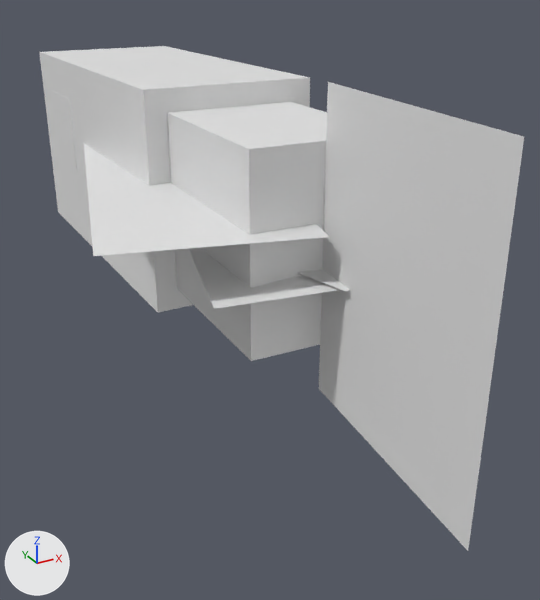
What one commit did to the FBX model Assets/Features/Entities/Characters/FlyingFish/FlyingFish.fbx.
Both versions are drawn from a 50 mm lens placed at (-0.457, -1.096, 0.451), pointed at (0.014, -0.24, 0.023). The axes (+X, +Y, +Z) are drawn at lower left. The lights are the same throughout. The picture after the commit comes second. Where no turn or scale is listed for an object, it has been applied to the vertices.

The scene before the commit, as lines of its bpy script (objects in view):
```python
me_eyelid_left_1 = bpy.data.meshes.new('eyelid_left_1')
me_eyelid_left_1.from_pydata(...)  # a box spanning x -0.0631..0.0631, y -0.0694..0.0569, z -0.0006..0.1256
me_eyelid_left_1.materials.append(mat_flyingfish_png)  # its picture is missing
ob_eyelid_left_1 = bpy.data.objects.new('eyelid_left_1', me_eyelid_left_1)
ob_eyelid_left_1.location = (-0.062, 0.287, 0.125)
ob_tail = bpy.data.objects.new('tail', None)
ob_tail.parent = ob_body
ob_tail.location = (0.0, 0.0, 12.5)
ob_tail.rotation_euler = (0.0, -0.0298, 0.0)  # degrees (0, -1.7, 0)
ob_tail2 = bpy.data.objects.new('tail2', None)
ob_tail2.parent = ob_tail
ob_tail2.location = (0.0, 0.0, 25.0)
ob_tail2.rotation_euler = (0.0, -0.0841, 0.0)  # degrees (0, -4.8, 0)
ob_wing_left = bpy.data.objects.new('wing_left', None)
ob_wing_left.parent = ob_body
ob_wing_left.location = (-12.5, 3.125, -18.75)
ob_wing_left.rotation_euler = (0.0, 1.309, 0.0)  # degrees (0, 75, 0)
# also in view: 'torso' at (0.0, 0.125, 0.156); 'tail2_1' at (-0.025, -0.561, 0.156); 'tail_1' at (-0.003, -0.25, 0.156); 'wing_left_1' at (-0.077, -0.148, 0.187); 'wing_left2_1' at (-0.036, -0.333, 0.128)
```
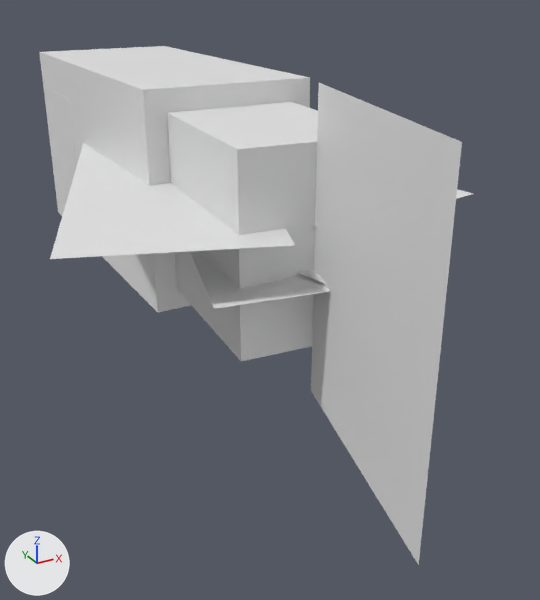
ob_tail is not drawn itself; it is the parent of ob_tail2, ob_tail_1.
ob_wing_left is not drawn itself; it is the parent of ob_wing_left_1.
ob_tail2 is not drawn itself; it is the parent of ob_tail2_1.

The change in detail:
Object 'tail2' (ob_tail2) turns from (0, -4.8, 0) to (0, -9.6, 0) degrees about x, y and z.
Object 'wing_left' (ob_wing_left) turns from (0, 75, 0) to (0, 71, 0) degrees about x, y and z.
Object 'tail' (ob_tail) turns from (0, -1.7, 0) to (0, -4.3, 0) degrees about x, y and z.

Boxes (x1, y1, x2, y2) around the edits, measured in the pictures (540 x 600 px):
'tail2_1', turned
    before: (319, 82, 524, 550)
    after: (311, 83, 462, 565)
'tail_1', turned
    before: (167, 102, 327, 361)
    after: (167, 102, 318, 361)
'wing_left_1', turned
    before: (84, 144, 329, 256)
    after: (50, 143, 295, 259)
